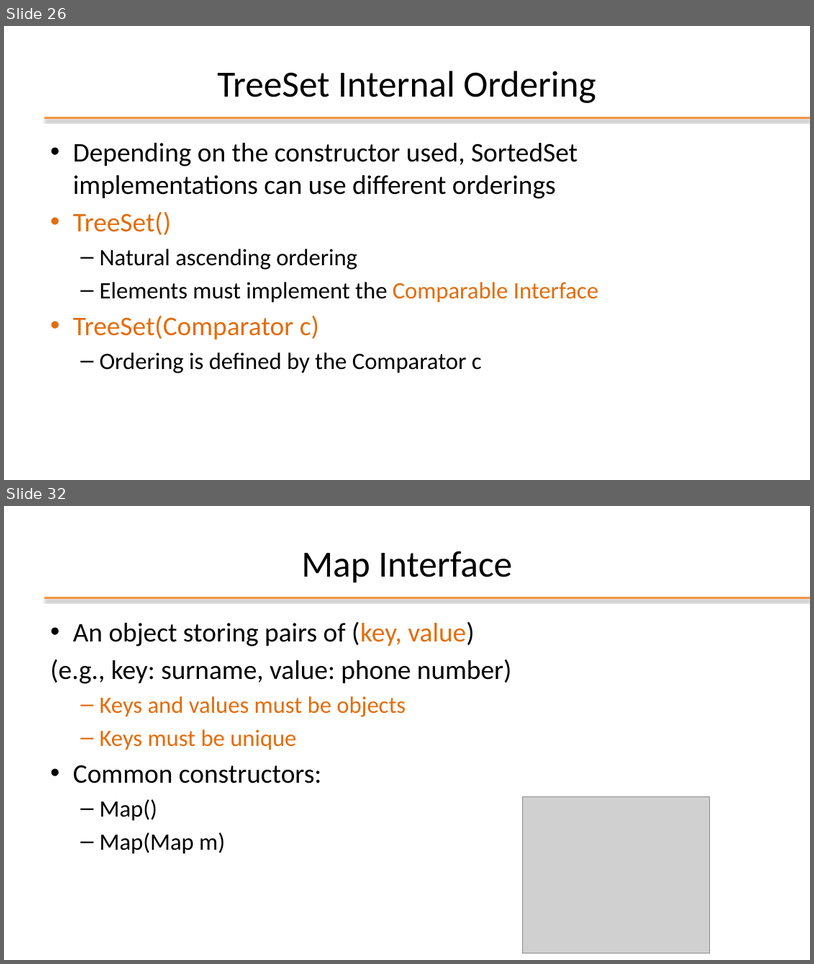
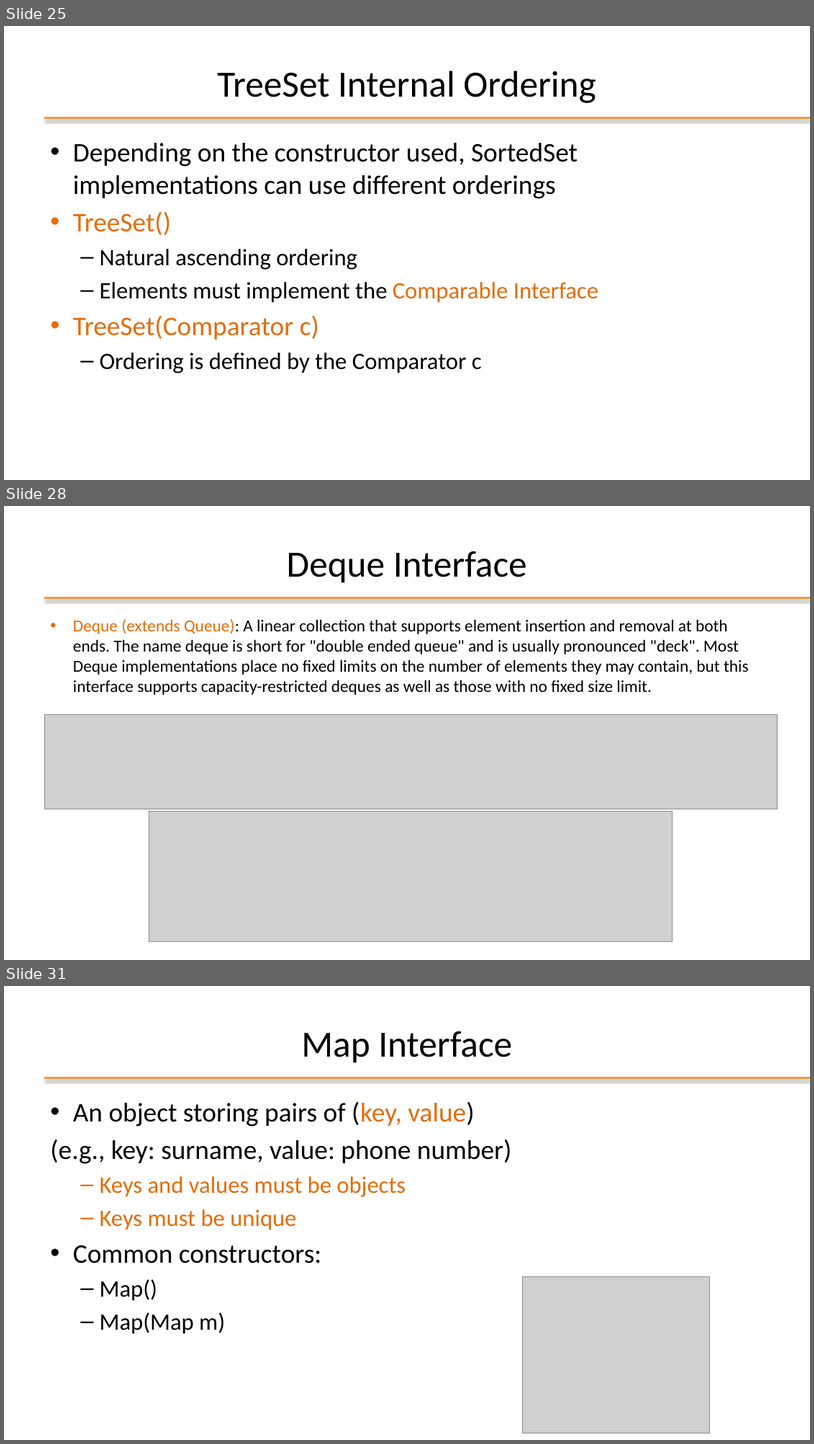
Before and after one commit to nbicocchi/learn-java-core, a slide deck: assets/slides/E4 - Java Data Structures.pptx. Shown one above the other, each under a label of ours: slides 26 and 32 before the commit, slides 25, 28 and 31 after it; the slides between them are not shown. The pictures are 814x964 and 814x1444 pixels, drawn with LibreOffice and Linux fonts; fonts in the diff are those of the drawing; grey boxes stand for pictures; background and template pictures are left out. Boxes give left, top, right and bottom in pixels: in the first picture for what was removed or moved away, otherwise in the second. Text is boxed around its words. In the diff, an @@ line names an element or a change of style, - is before the commit and + after.

```diff
--- a/assets/slides/E4 - Java Data Structures.pptx
+++ b/assets/slides/E4 - Java Data Structures.pptx
@@ slide 28 added at bbox=[4, 506, 810, 960], background #FFFFFF; not listed: 1 template element that a slide beside it also shows @@
@@ title added at bbox=[287, 551, 527, 583], 44 pt, text #000000 @@
+Deque Interface
@@ text added at bbox=[73, 619, 749, 695], 20 pt, text #000000 @@
+• Deque (extends Queue): A linear collection that supports element insertion and removal at both ends. The name deque is short for "double ended queue" and is usually pronounced "deck". Most Deque implementations place no fixed limits on the number of elements they may contain, but this interface supports capacity-restricted deques as well as those with no fixed size limit.
@@ picture added at bbox=[44, 715, 778, 809] @@
@@ picture added at bbox=[149, 811, 673, 942] @@
@@ what was slide 26 is now slide 25 @@
@@ what was slide 32 is now slide 31 @@
```
Also in this commit, not shown: 7 slides changed, 3 other slides added, 6 slides removed, 1 other file.
